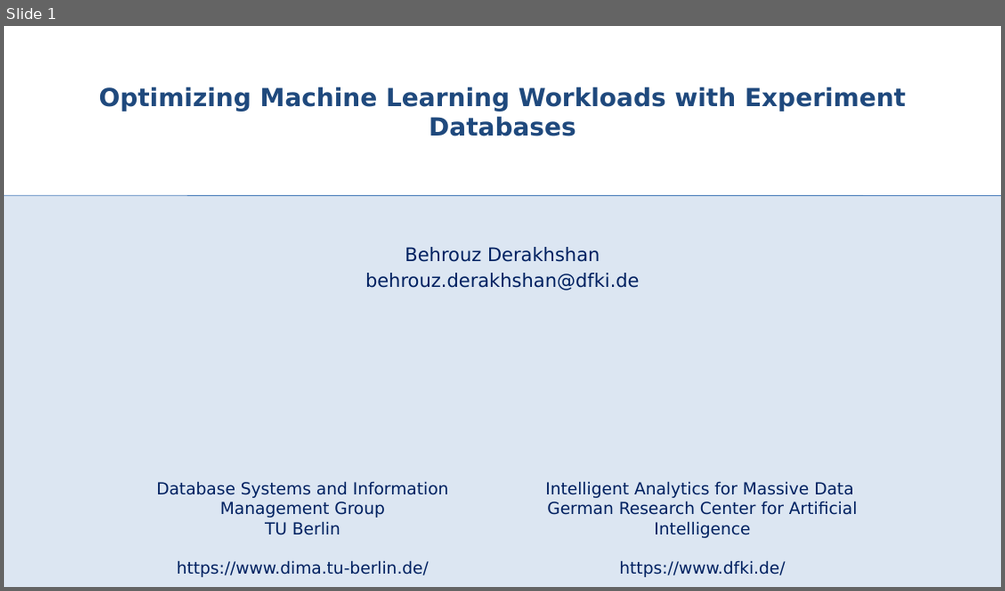
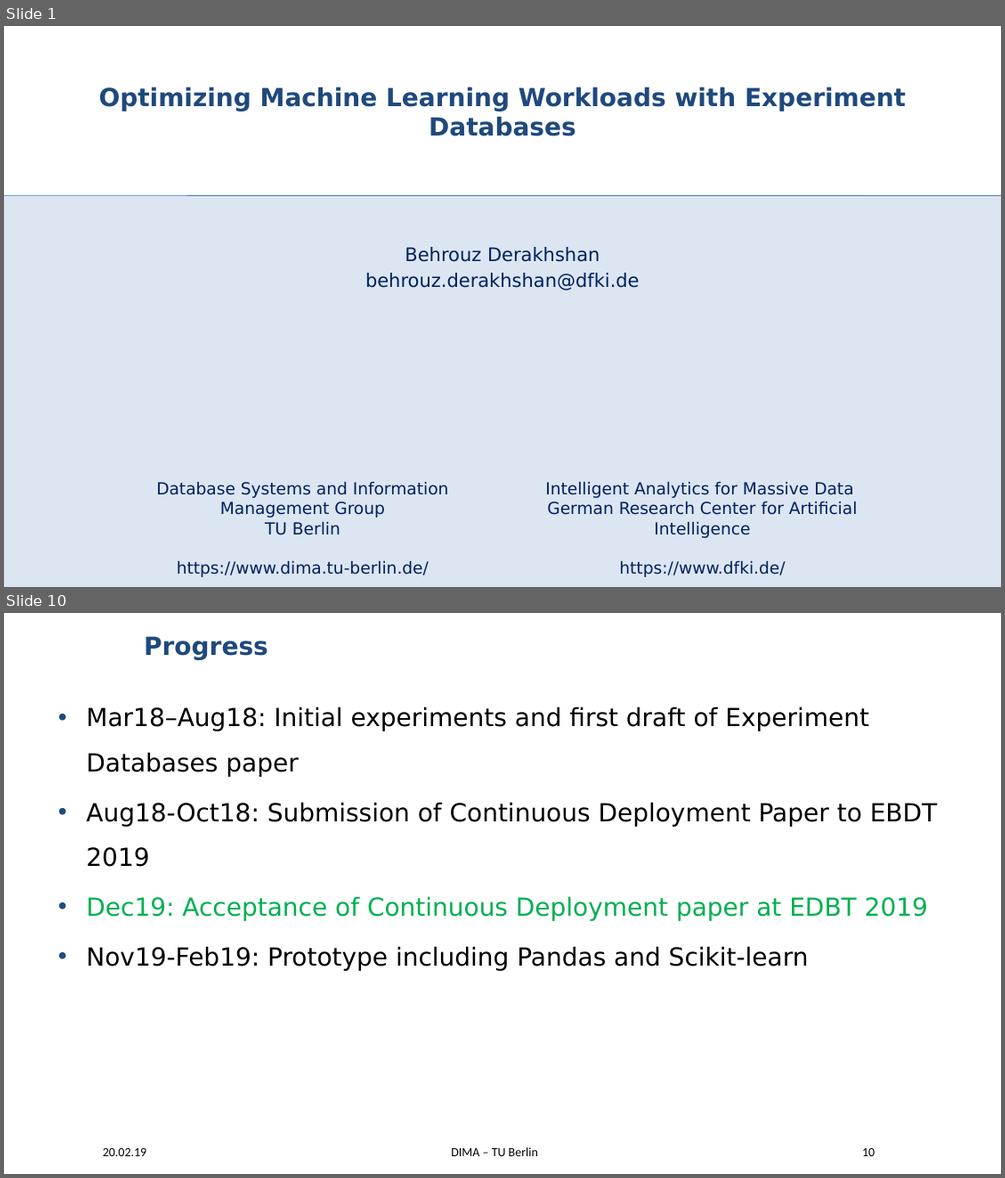
Before and after one commit to dbehrouz/ml-workload-optimization, a slide deck: slides/offsite-2019/optimizing-ml-workloads.pptx. Shown one above the other, each under a label of ours: slide 1 before the commit, slides 1 and 10 after it; the slides between them are not shown. The pictures are 1005x591 and 1005x1178 pixels, drawn with LibreOffice and Linux fonts; fonts in the diff are those of the drawing; background and template pictures are left out. Boxes give left, top, right and bottom in pixels: in the first picture for what was removed or moved away, otherwise in the second. Text is boxed around its words. In the diff, an @@ line names an element or a change of style, - is before the commit and + after.

Commit message:
moves the template to vldb, adds info on the new merge operation to the paper

```diff
--- a/slides/offsite-2019/optimizing-ml-workloads.pptx
+++ b/slides/offsite-2019/optimizing-ml-workloads.pptx
@@ slide 10 added at (4,613,1001,1174), background picture (left out) @@
@@ title added at (144,636,268,660), 24 pt, text #1F497D, bold @@
+Progress
@@ text added at (86,706,938,971), 24 pt, text #000000 @@
+• Mar18–Aug18: Initial experiments and first draft of Experiment Databases paper
+• Aug18-Oct18: Submission of Continuous Deployment Paper to EBDT 2019
+• Dec19: Acceptance of Continuous Deployment paper at EDBT 2019
+• Nov19-Feb19: Prototype including Pandas and Scikit-learn
@@ text added at (103,1148,147,1156), 12 pt, text #000000 @@
+20.02.19
@@ text added at (451,1147,538,1156), 12 pt, text #000000 @@
+DIMA – TU Berlin
@@ page number added at (862,1148,874,1156), 12 pt, text #000000 @@
+10
```
Also in this commit, not shown: 28 slides changed, 1 other slide added, 34 other files.
